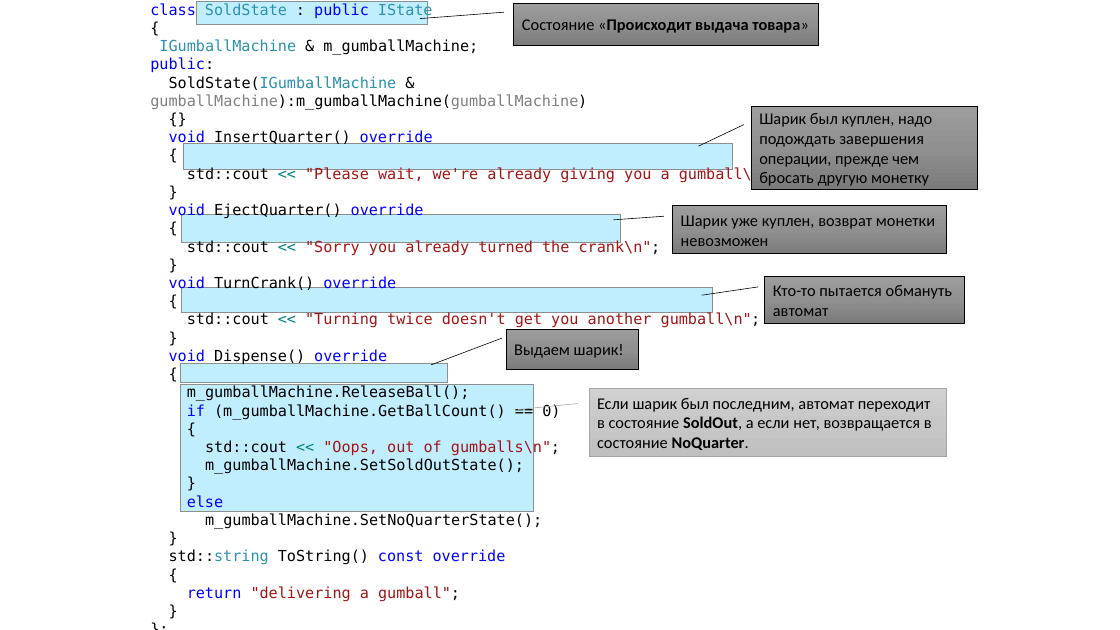
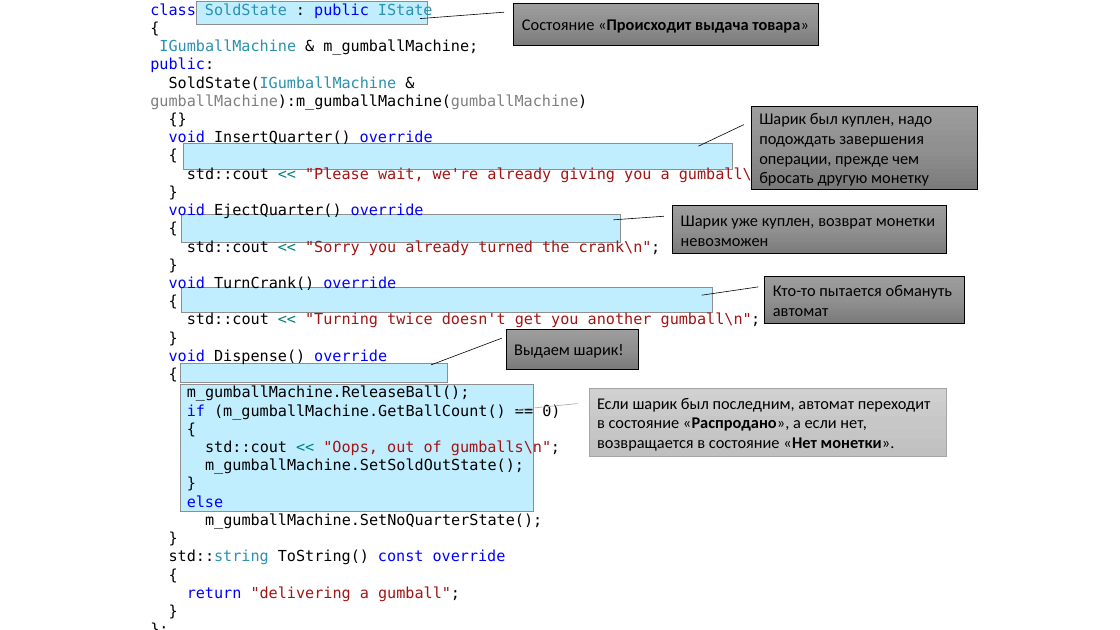
Before and after one commit to alexey-malov/ood, a slide deck: slide 22 of lectures/11.state/state.pptx (slide 20 before the commit). Drawn at 1120x630 pixels with LibreOffice and Linux fonts; fonts in the diff are those of the drawing. Boxes give left, top, right and bottom in pixels: in the first picture for what was removed or moved away, otherwise in the second. Text is boxed around its words. In the diff, an @@ line names an element or a change of style, - is before the commit and + after.

Commit message:
Обновил материалы по паттерну "Состояние"

```diff
--- a/lectures/11.state/state.pptx
+++ b/lectures/11.state/state.pptx
@@ text in border callout at (x1=597, y1=398, x2=931, y2=451): text changed @@
-Если шарик был последним, автомат переходит в состояние SoldOut, а если нет, возвращается в состояние NoQuarter.
+Если шарик был последним, автомат переходит в состояние «Распродано», а если нет, возвращается в состояние «Нет монетки».
```
Also in this commit, not shown: 11 other slides changed, 7 slides added, 2 other files.
